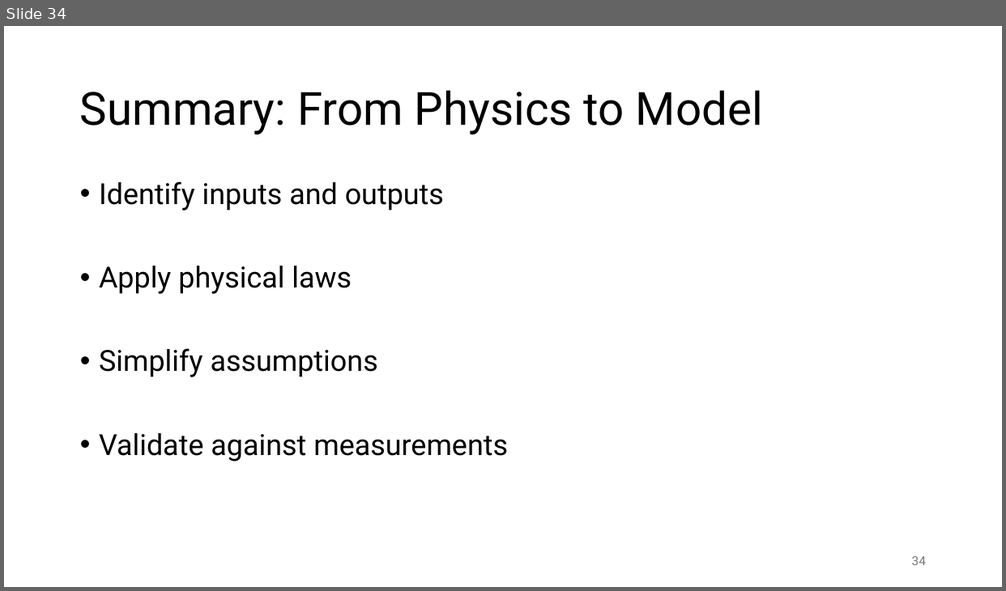
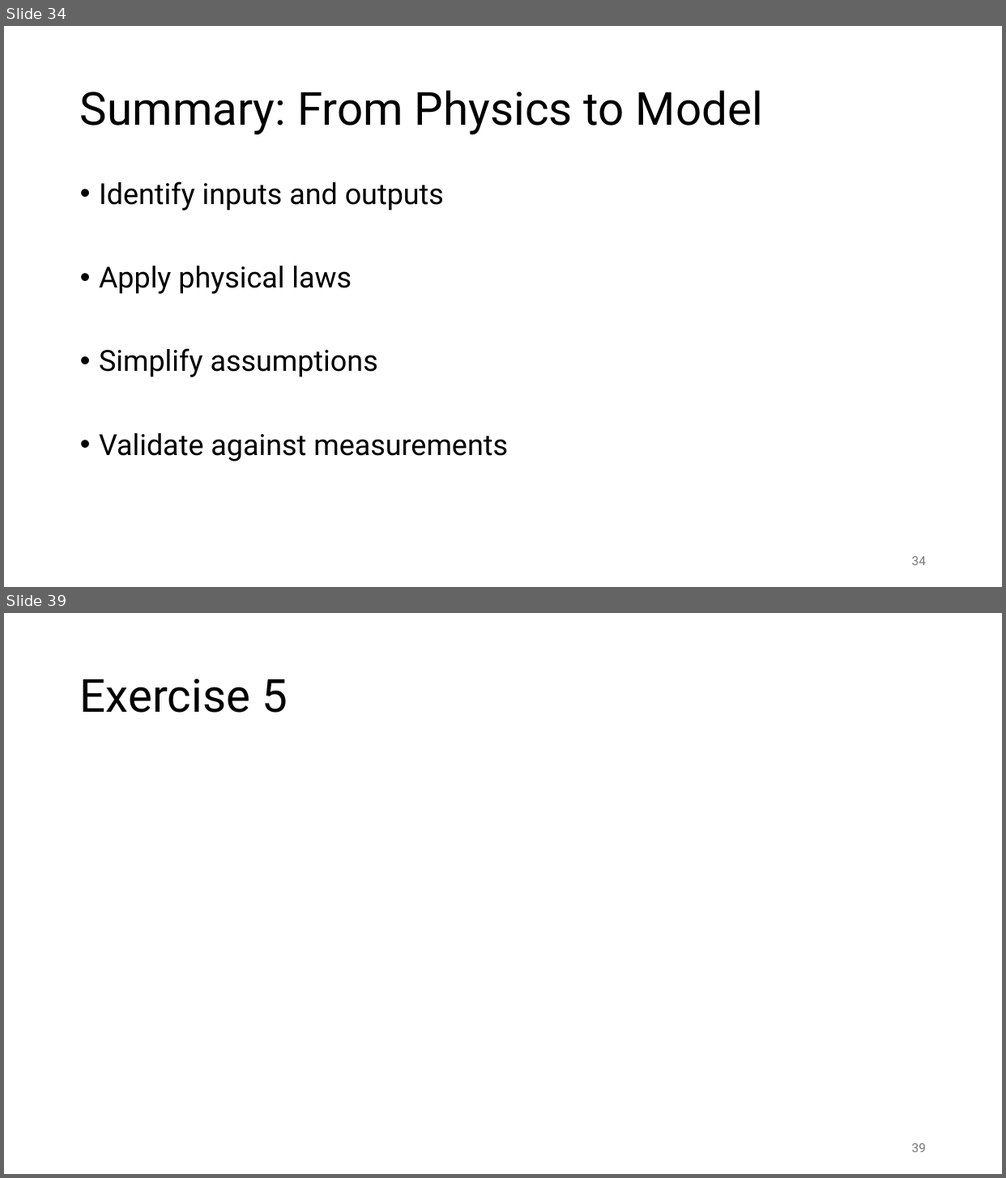
Before and after one commit to FelixWick/control_engineering, a slide deck: slides/1_systems.pptx. Shown one above the other, each under a label of ours: slide 34 before the commit, slides 34 and 39 after it; the slides between them are not shown. The pictures are 1006x591 and 1006x1178 pixels, drawn with LibreOffice and Linux fonts; fonts in the diff are those of the drawing; grey boxes stand for pictures. Boxes give left, top, right and bottom in pixels: in the first picture for what was removed or moved away, otherwise in the second. Text is boxed around its words. In the diff, an @@ line names an element or a change of style, - is before the commit and + after.

Commit message:
added some exercises

```diff
--- a/slides/1_systems.pptx
+++ b/slides/1_systems.pptx
@@ slide 39 added at (x1=4, y1=613, x2=1002, y2=1174), background #FFFFFF @@
@@ title added at (x1=80, y1=679, x2=288, y2=713), 44 pt, text #000000 @@
+Exercise 5
@@ page number added at (x1=912, y1=1144, x2=926, y2=1152), 12 pt, text #797979 @@
+39
```
Also in this commit, not shown: 5 other slides added, 1 other file.
